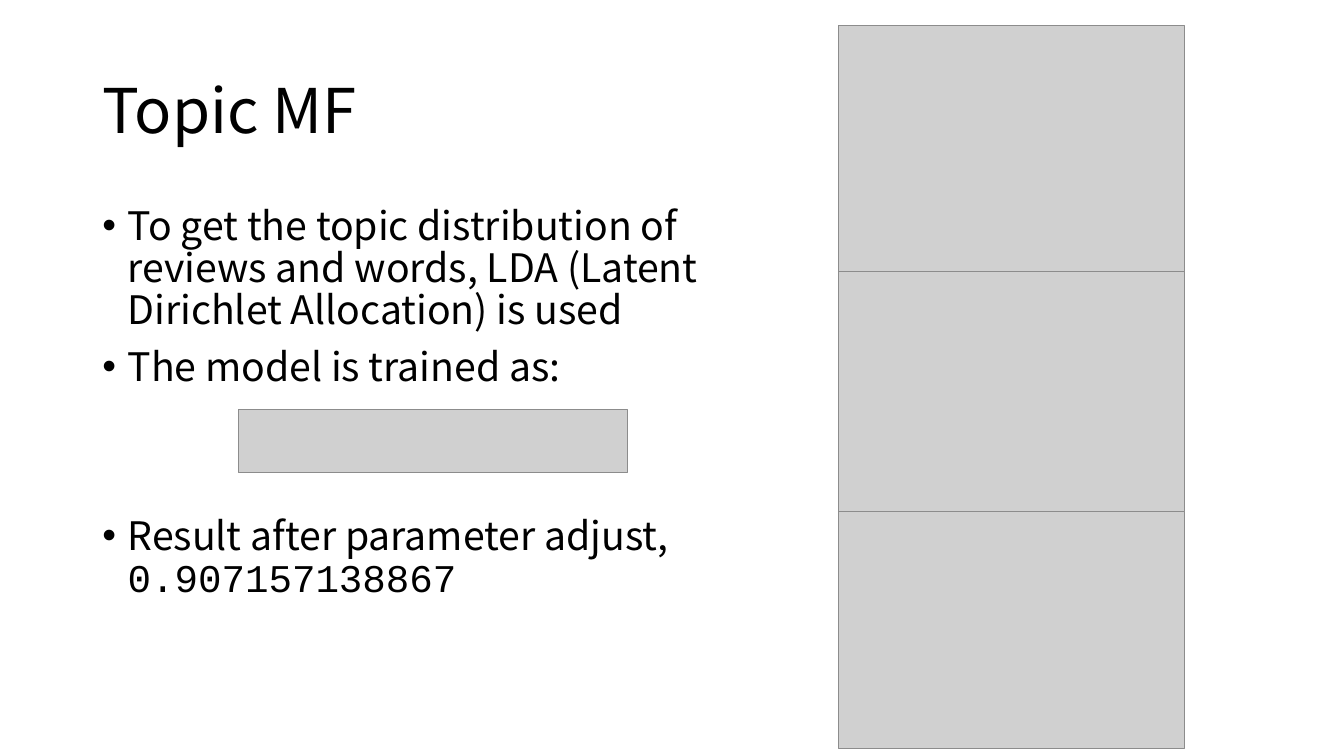
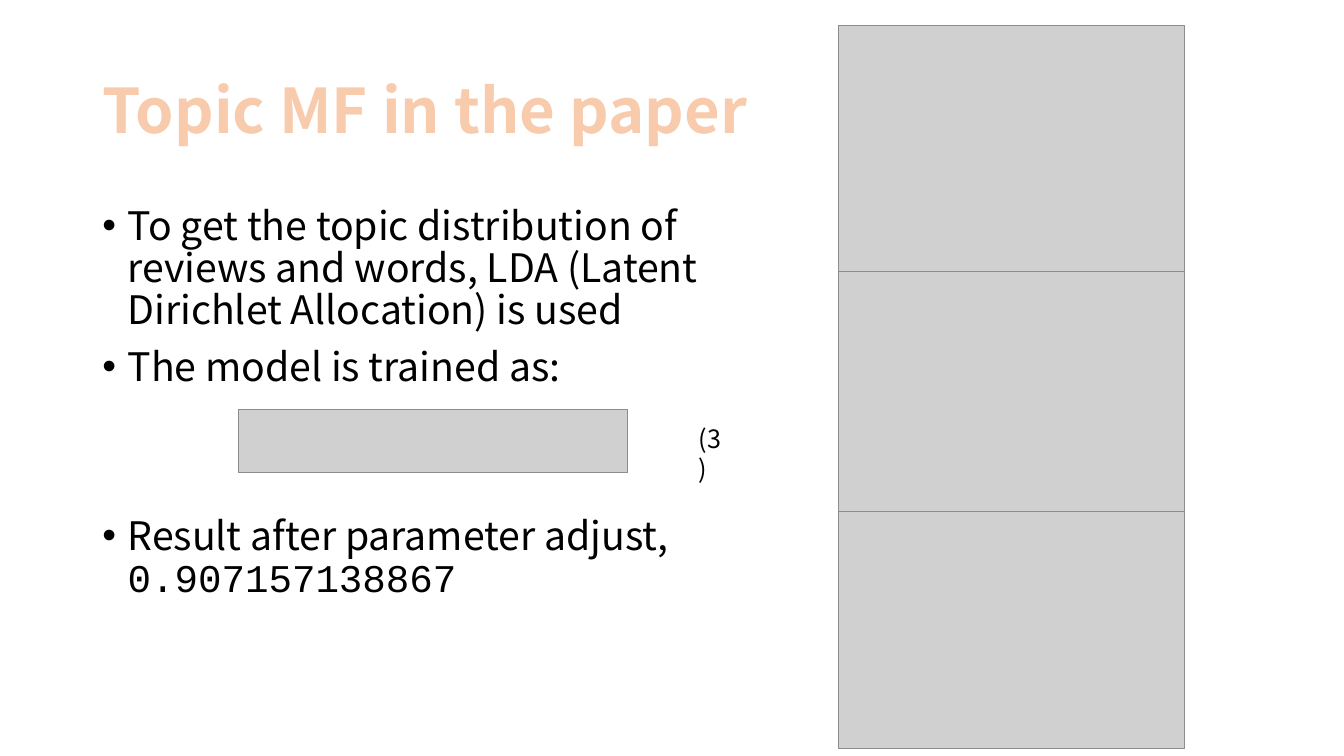
Before and after one commit to kritikakurani/YELP-RECOMMENDATION, a slide deck: slide 6 of final review.pptx (slide 8 before the commit). Drawn at 1344x756 pixels with LibreOffice and Linux fonts; fonts in the diff are those of the drawing; grey boxes stand for pictures; background and template pictures are left out. Boxes give left, top, right and bottom in pixels: in the first picture for what was removed or moved away, otherwise in the second. Text is boxed around its words. In the diff, an @@ line names an element or a change of style, - is before the commit and + after.

```diff
--- a/final review.pptx
+++ b/final review.pptx
@@ title at (102,83,747,146): text changed; text colour #000000 to #F8CBAD; bold on @@
-Topic MF
+Topic MF in the paper
@@ text added at (699,427,721,453), 18 pt, text #000000 @@
+(3)
```
Also in this commit, not shown: 4 other slides changed, 1 slide added, 4 slides removed, 11 other files.
